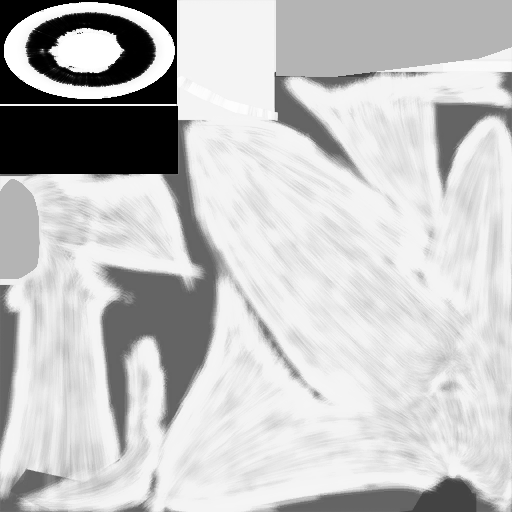
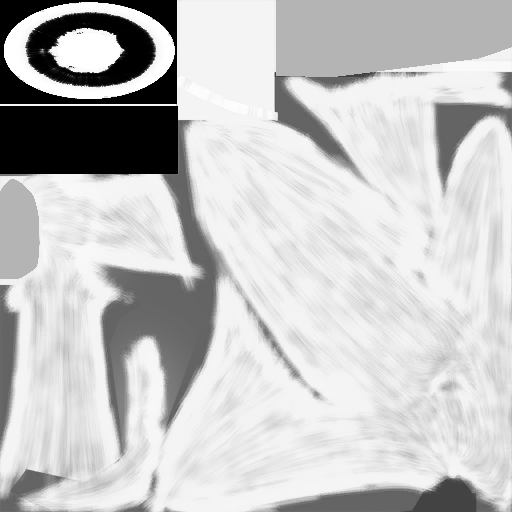
Before/after of a 512×512 layered artwork. What changed in the layer stack:
added layer "mask" above "EverythingElse" over [0, 174, 197, 512]
